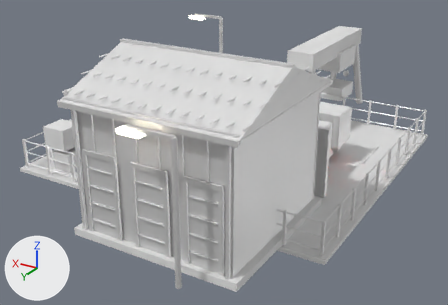
Before and after pictures for a commit that changed the FBX model Assets/Art/KayseriIsland/Models/Gold/Phase3/Fleet_P3.fbx.
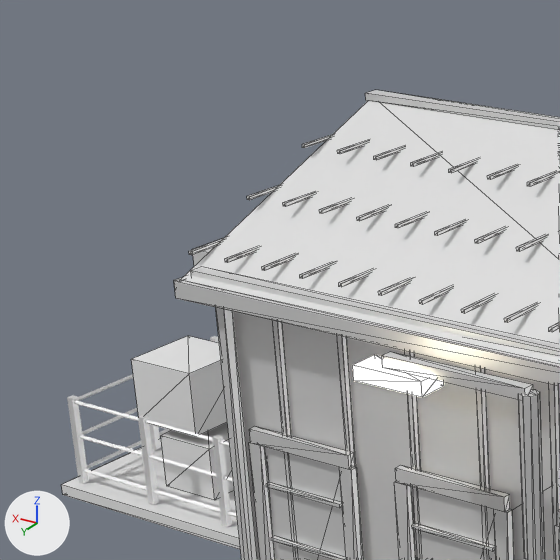
There are two pictures of each version: one whole from a 50 mm lens placed at (-51.12, 20.3, 29.04), pointed at (-27.38, -19.27, 9.26), one close up on the part from 0% to 41% of the width and 3% to 63% of the height. The lights are fixed; the arrows at lower left show +X, +Y and +Z. The last two pictures show the newer version. The close-ups show mesh edges as thin lines. Where no turn or scale is listed for an object, it has been applied to the vertices. Vertices at exactly the same position are counted once.

In view in the first close-up: 'Fleet.Crates', 'Fleet.Fence', 'Fleet.Garage', 'Fleet.Lamp0', 'Fleet.Yard' and 1 more.
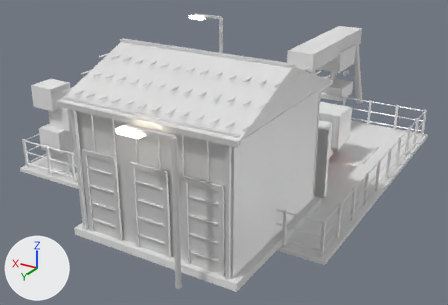
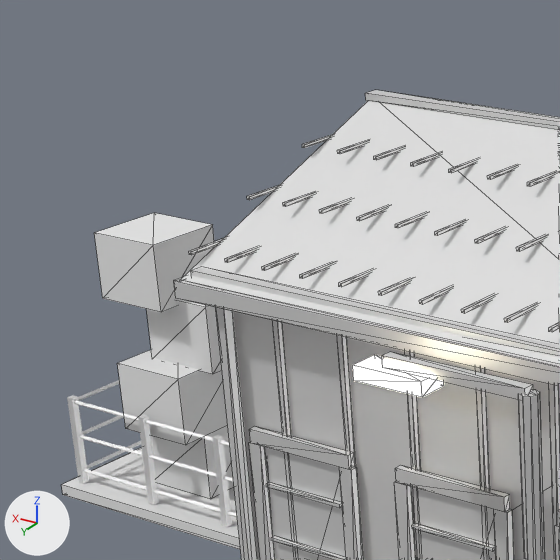
Pixel boxes [x1, y1, x2, y2] of what changed, in the close-ups (560 x 560 px; the box of a moved part takes in the faces that stretch with it):
'Fleet.Crates', reshaped (36% wider, 74% taller)
    before: [131, 336, 234, 500]
    after: [94, 213, 234, 499]
part 1 of me_fleet_crates_001, added
    after: [151, 426, 234, 499]
part 2 of me_fleet_crates_001, added
    after: [117, 350, 228, 445]
part 3 of me_fleet_crates_001, added
    after: [147, 299, 222, 374]
part 4 of me_fleet_crates_001, moved or reshaped
    before: [131, 336, 227, 434]
    after: [94, 213, 214, 312]
part 5 of me_fleet_crates_001, deleted
    before: [161, 422, 234, 500]

Diff of the bpy script that builds the scene:
```diff
--- a/Assets/Art/KayseriIsland/Models/Gold/Phase3/Fleet_P3.fbx.py
+++ b/Assets/Art/KayseriIsland/Models/Gold/Phase3/Fleet_P3.fbx.py
@@ me_fleet_crates_001 @@
 # used by ob_fleet_crates; location = (-17.0, -12.0, 8.39)
-me_fleet_crates_001.from_pydata(...)  # 16 vertices, 24 faces; spans x -1.15..1.24, y -1.3..0.71, z 0.0..3.42
+me_fleet_crates_001.from_pydata(...)  # 32 vertices, 48 faces; spans x -1.5..1.51, y -1.44..1.38, z 0.0..6.85
+# me_fleet_crates_001 part 1: a new loose piece, a box spanning x -1.0..1.06, y -1.39..0.67, z 0.0..1.75, in mat_wood_lt (white #e7e7e7)
+# me_fleet_crates_001 part 2: a new loose piece, a box spanning x -1.07..1.02, y -0.72..1.38, z 1.78..3.56, in mat_wood_lt (white #e7e7e7)
+# me_fleet_crates_001 part 3: a new loose piece, a box spanning x -1.5..0.57, y -1.44..0.63, z 3.52..5.28, in mat_wood_lt (white #e7e7e7)
+# me_fleet_crates_001 part 4: the loose piece of 8 vertices spanning x -0.77..1.24, y -1.3..0.71, z 1.71..3.42 is moved by (0.26, 0.45, 3.43)
+# me_fleet_crates_001 part 5: the loose piece of 8 vertices spanning x -1.15..0.55, y -1.01..0.68, z 0.0..1.44 is deleted
 me_fleet_crates_001.materials.append(mat_wood_lt)
```
